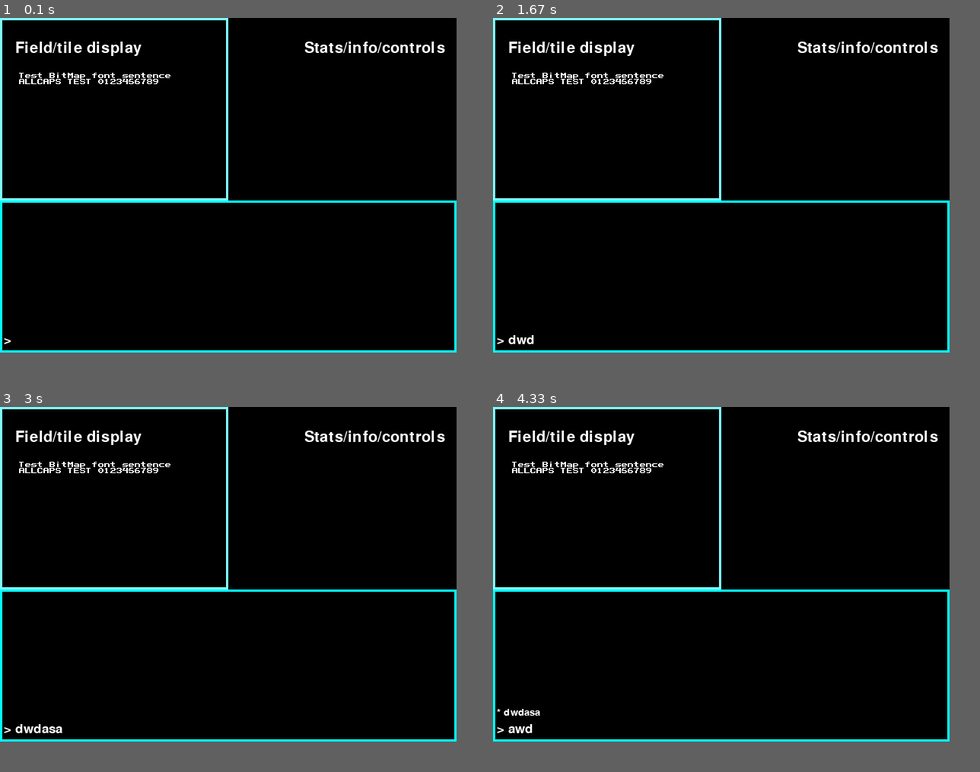
Above: before the commit, frames 1-4 (two rows, left to right).
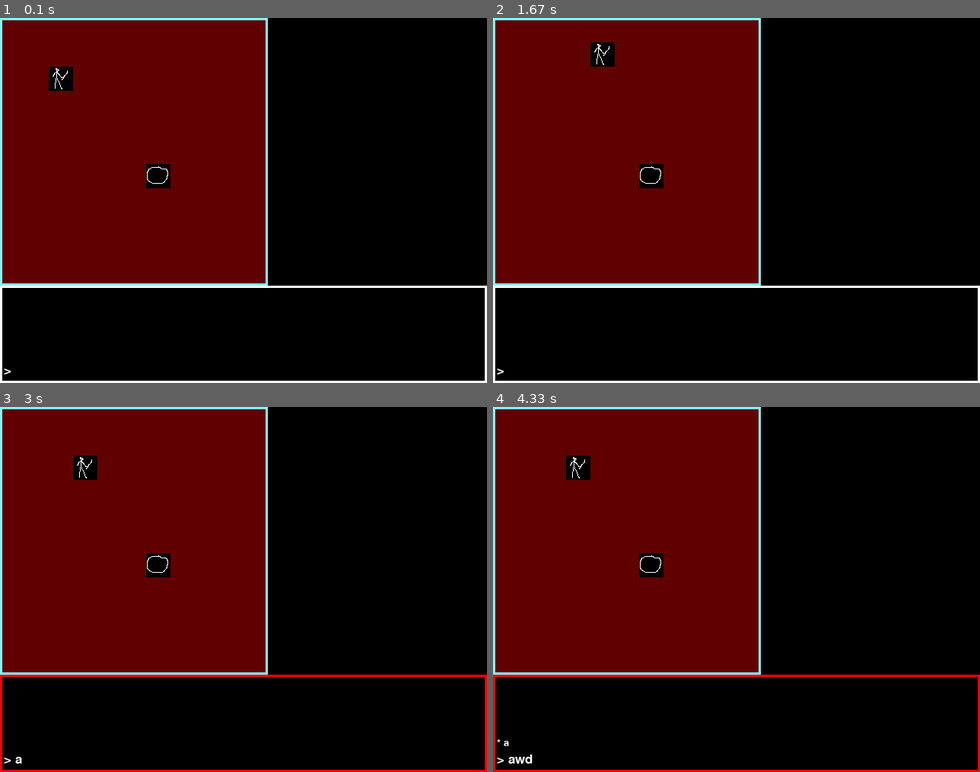
Above: after the commit, the same moments.

Repository: technomancy7/cyberpunk-text-rpg
Game: pygame game, started from __main__.py
The game is run twice, just before and just after one commit, with the same random seed, the same clock (stepped at 60 frames per second) and the same inputs.
Inputs:
- Up to frame 1 (0.1 s): no input
- Up to frame 2 (1.67 s): hold D 0.33-0.8 s; hold W 0.83-1.13 s; hold D 1.17-1.63 s
- Up to frame 3 (3 s): hold A 1.67-2.2 s; hold S 2.23-2.53 s; hold Tab 2.57-2.97 s; hold A 2.57-2.97 s
- Up to frame 4 (4.33 s): tap Enter at 3 s; hold A 3.33-3.73 s; hold W 3.77-4.13 s; hold D from 4.17 s (still down)
In our replay, the window is 600x440 before the commit and 640x480 after it. These sizes can differ from the game's own. Grey fills any space a smaller window leaves; there, only what the larger window draws over its background counts as a difference.

The runs differ from the first frame. In frame 1, 42% of the frame differs, in the area x 0-100%, y 0-100%; in frame 2, 42%; in frame 3, 42%; in frame 4, 42%.

Commit message:
Field display and console control switching

Diff:
--- a/__main__.py
+++ b/__main__.py
@@ -11,52 +11,90 @@
         self.screen.fill(self.bg_colour)
         self.shift_bg()
 
-
-        size = 200 # Size of the text log box
+        #self.draw_text(20, 30, "Field/tile display")
+        #self.draw_text(400, 30, "Stats/info/controls")
+
+        #self.write(3, 9, "Test BitMap font sentence")
+        #self.write(3, 10, "ALLCAPS TEST 0123456789")
+
+        # text log display
+        size = 128 # Size of the text log box
         height = self.cfg["winsize"][1]-size
         width = self.cfg["winsize"][0]
-        pygame.draw.rect(self.screen,(0,255,255), (0, height, width, size), 3)
-
-
-        pygame.draw.rect(self.screen, (125,255,255), (0, 0, 300, height), 3)
-
-
-        self.draw_text(20, 30, "Field/tile display")
-        self.draw_text(400, 30, "Stats/info/controls")
-
-        self.write(3, 9, "Test BitMap font sentence")
-        self.write(3, 10, "ALLCAPS TEST 0123456789")
-
-        # Text log and input
+        if self.selected_console:
+            pygame.draw.rect(self.screen,(255,0,0), (0, height, width, size), 3)
+        else:
+            pygame.draw.rect(self.screen,(255,255,255), (0, height, width, size), 3)
         text_input_size = 25
         ln = self.text_input_ln
         self.draw_text(5, self.cfg["winsize"][1]-text_input_size, f"> {ln}", size=text_input_size)
 
-        limit = 8
+        limit = 5
         current = 0
         log_size = text_input_size-5
         loc = self.cfg["winsize"][1]-text_input_size-log_size
         for msg in reversed(self.msg_history):
             colour = (255, 255, 255)
-            if current == 5:
-                colour = (222, 222, 222)
-
-            if current == 6:
-                colour = (180, 180, 180)
-
-            if current == 7:
-                colour = (150, 150, 150)
-
+            if current == limit-3:
+                colour = (255, 255, 255, 5) #(255, 255, 255, 150)
+
+            if current == limit-2:
+                colour = (255, 255, 255, 200)
+
+            if current == limit:
+                colour = (255, 255, 255, 255)
+
+            #print(msg, colour)
             self.draw_text(5, loc, f"* {msg}", size=log_size, colour=colour)
             loc -= log_size
             current += 1
             if current >= limit:
                 break
 
+
+        # field display
+        player = self.get_entity(self.player)
+        #print("player", player)
+        if player == None:
+            print("ERROR: PLAYER NOT FOUND")
+        else:
+            cur_loc = self.get_zone(player["location"])
+            if cur_loc == None:
+                print("ERROR: PLAYER NOT IN VALID ZONE")
+            else:
+                for tile in cur_loc["map"]:
+                    xy = tile[0]
+                    tiles = tile[1]
+                    for spr in tiles:
+                        self.draw_arbitrary(xy, spr)
+
+                self.draw_entity(player)
+                for entity in self.entities:
+                    if not entity["hidden"] and entity["sprite"] and entity["location"] == cur_loc["tag"]:
+                        self.draw_entity(entity)
+
+        pygame.draw.rect(self.screen, (125,255,255), (0, 0, height, height), 3)
+
 class Main(objects.JEState, JEScreens, objects.JECommand):
+    def draw_arbitrary(self, xy, spr):
+        real_x = xy[0] * self.tile_size
+        real_y = xy[1] * self.tile_size
+        spr = self.sprites.get(spr, None)
+        if spr == None:
+            print("ERROR: SPRITE FOR ARBITRARY CALL MISSING")
+        else:
+            self.screen.blit(spr, (real_x, real_y))
+
+    def draw_entity(self, entity):
+        real_x = entity["x"] * self.tile_size
+        real_y = entity["y"] * self.tile_size
+        spr = self.sprites.get(entity["sprite"], None)
+        if spr == None:
+            print("ERROR: SPRITE FOR", entity["tag"], "MISSING")
+        else:
+            self.screen.blit(spr, (real_x, real_y))
 
     def write(self, x, y, text):
-        test_font = pygame.image.load('testfont.bmp')
         length = range(len(text))
 
         for i in length:
@@ -69,7 +107,7 @@
 
             # character sheet starts at '!'
             id = ord(ch) - 33
-            self.sprite_draw(test_font, x * 8, y * 8, 8, 8, id)
+            self.sprite_draw(self.bitmap_font, x * 8, y * 8, 8, 8, id)
             x += 1
 
     def sprite_draw(self, image, x, y, width, height, id):
@@ -92,7 +130,7 @@
             myfont = pygame.font.Font(fontfile, size)
 
         else: # else default to internal
-            myfont = pygame.font.Font(self.FONT_FILE, size)
+            myfont = pygame.font.Font(self.font_file, size)
 
         # apply it to text on a label
         label = myfont.render(text, 1, colour)
@@ -125,12 +163,38 @@
         if self.bg_colour[2] > self._proxy_bg_colour[2]:
             self.bg_colour[2] -= self.bg_shift_speed
 
+    def build_world(self):
+        # Build the default world
+        # @todo saving/loading state
+        self.variables = {}
+        self.entities = []
+        self.zones = []
+
+        self.player = "player"
+
+        self.entities.append(self._entity(tag="player", sprite="player", x=2, y=2, location="the_bar"))
+        self.entities.append(self._entity(tag="savepoint", sprite="circle", x=6, y=6, location="the_bar"))
+
+        self.zones.append(self._zone(name="The Bar", tag="the_bar", contains=["player"]))
+
+        for x in range(11):
+            for y in range(11):
+                self.zones[0]["map"].append([[x, y], ["wood"]])
+
     def __init__(self):
         # Variable for the current "scene", which handles the current screen rendering
         self.current_scene = self.main_scene
-        self.FONT_FILE = "term.ttf"
+        self.selected_console = False
+        self.font_file = "font/term.ttf"
+        self.bitmap_font = pygame.image.load('img/system/font.bmp')
         self.cfg = {}
-
+        self.sprites = {
+            "player": pygame.image.load("img/char/hero.png"),
+            "circle": pygame.image.load("img/char/save.png"),
+            "wood": pygame.image.load("img/tiles/wood.png"),
+        }
+
+        self.tile_size = 32
         self.bg_colour = [0, 0, 0]
         self._proxy_bg_colour = [0, 0, 0]
         self.bg_shift_speed = 0.2
@@ -159,6 +223,7 @@
         self.entities = []
         self.zones = []
 
+        self.build_world()
         # text
         self.text_buffer = []
         self.text_input_ln = ""
@@ -168,31 +233,65 @@
         self.text_input_ln = "".join(self.text_buffer)
 
     def handle_key_down(self, event):
-        if(event.unicode):
-            #print(event)
-            #print(event.unicode)
-            if self.can_input():
+        #print("\n\n", event.unicode, event.key, event)
+        if self.can_input():
+            if event.key == 9:
+                self.selected_console = not self.selected_console
+
+            if self.selected_console:
                 if event.key == 13:
-                    #print("Sending")
                     current_cmd = self.text_input_ln
                     self.text_buffer.clear()
                     self.refresh_text_input()
                     self.msg_history.append(current_cmd)
                     self.parse_command(current_cmd)
 
-                if event.key != 13 and event.key != 9 and event.key != 8:
-                    #print("Appending")
-                    self.text_buffer.append(event.unicode)
-                    self.refresh_text_input()
+                if(event.unicode):
+                    if event.key != 13 and event.key != 9 and event.key != 8:
+                        self.text_buffer.append(event.unicode)
+                        self.refresh_text_input()
 
                 if event.key == 8:
-                    #print("Backspace")
-                    #self.text_buffer.remove(self.text_buffer[-1])
                     self.text_buffer.pop()
                     self.refresh_text_input()
 
+            else:
+                if event.unicode == "w" or event.scancode == 82:
+                    self.move_player("u")
+
+                if event.unicode == "s" or event.scancode == 81:
+                    self.move_player("d")
+
+                if event.unicode == "a" or event.scancode == 80:
+                    self.move_player("l")
+
+                if event.unicode == "d" or event.scancode == 79:
+                    self.move_player("r")
+
+    def move_entity(self, e, d):
+        e["direction"] = d
+        if d == "u":
+            if e["y"] > 0:
+                e["y"] -= 1
+
+        if d == "d":
+            if e["y"] < 10:
+                e["y"] += 1
+
+        if d == "r":
+            if e["x"] < 10:
+                e["x"] += 1
+
+        if d == "l":
+            if e["x"] > 0:
+                e["x"] -= 1
+
+    def move_player(self, d):
+        player = self.get_entity(self.player)
+        if player != None:
+            self.move_entity(player, d)
+
     def loop(self):
-
         # main loop
         while self.running:
             # event handling, gets all event from the eventqueue
--- a/config.json
+++ b/config.json
@@ -1,3 +1,3 @@
 {
-    "winsize": [600, 440]
+    "winsize": [640, 480]
 }
--- a/objects.py
+++ b/objects.py
@@ -22,15 +22,30 @@
                 else:
                     print("Invalid")
 class JEState:
-    def _actor(self, **args):
+    def get_zone(self, tag):
+        if type(tag) == dict: return tag
+        for zone in self.zones:
+            if zone["tag"] == tag: return zone
+
+    def get_entity(self, tag):
+        if type(tag) == dict: return tag
+        for entity in self.entities:
+            if entity["tag"] == tag: return entity
+
+
+    def _entity(self, **args):
         o = {
-            "id": "",
+            "tag": "",
             "name": "DEFAULT_NAME",
             "description": "DEFAULT_DESCRIPTION",
             "contains": [],
             "location": "",
             "type": "actor",
-            "events": {}
+            "events": {},
+            "sprite": None,
+            "direction": "d",
+            "solid": True,
+            "hidden": False
         }
         o.update(**args)
         self.entities.append(o)
@@ -38,24 +53,18 @@
 
     def _zone(self, **args):
         o = {
-            "id": "",
+            "tag": "",
             "name": "DEFAULT_NAME",
             "description": "DEFAULT_DESCRIPTION",
             "contains": [],
             "type": "zone",
-            "exits": {},
-            "events": {}
+            "events": {},
+            "map": [
+                #{"loc": [0,0], "tiles": []}
+            ]
         }
 
-        for d in self._directions():
-            o["exits"][d] = {
-                "target": "",
-                "locked": False,
-                "events": {
-                    "on_exit": [],
-                    "on_exit_failed": []
-                }
-            }
+
 
         o.update(**args)
         self.zones.append(o)
Binary file added: img/char/hero.png
Binary file added: img/char/save.png
Renamed: testfont.bmp -> img/system/font.bmp
Binary file added: img/tiles/wood.png
Binary file added: test.jpg
